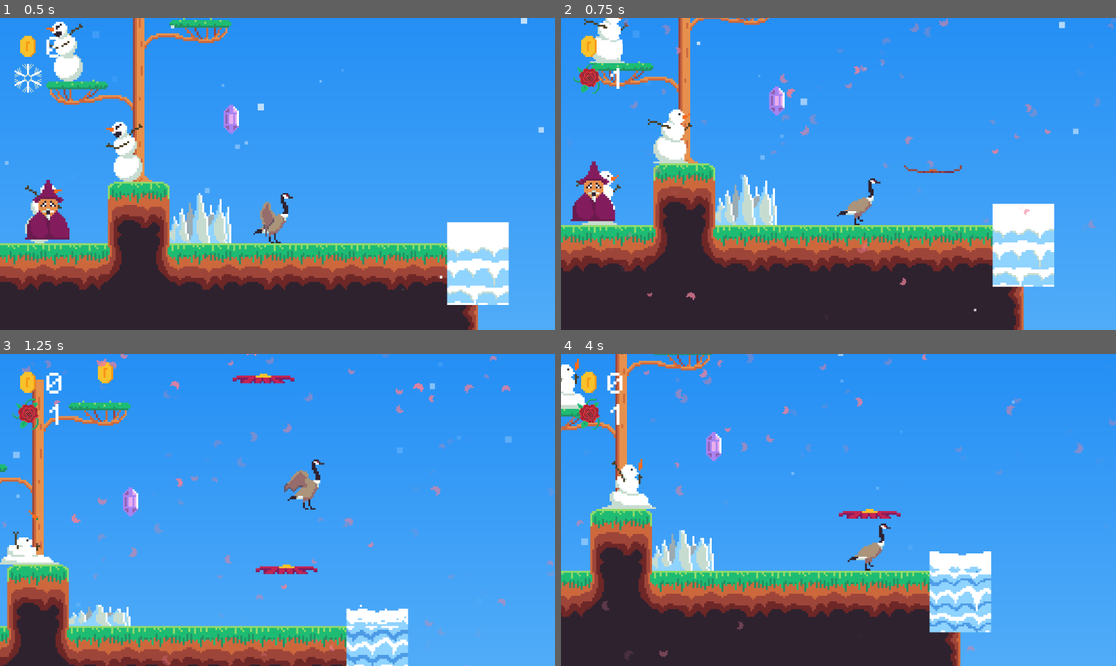
Above: before the commit, frames 1-4 (two rows, left to right).
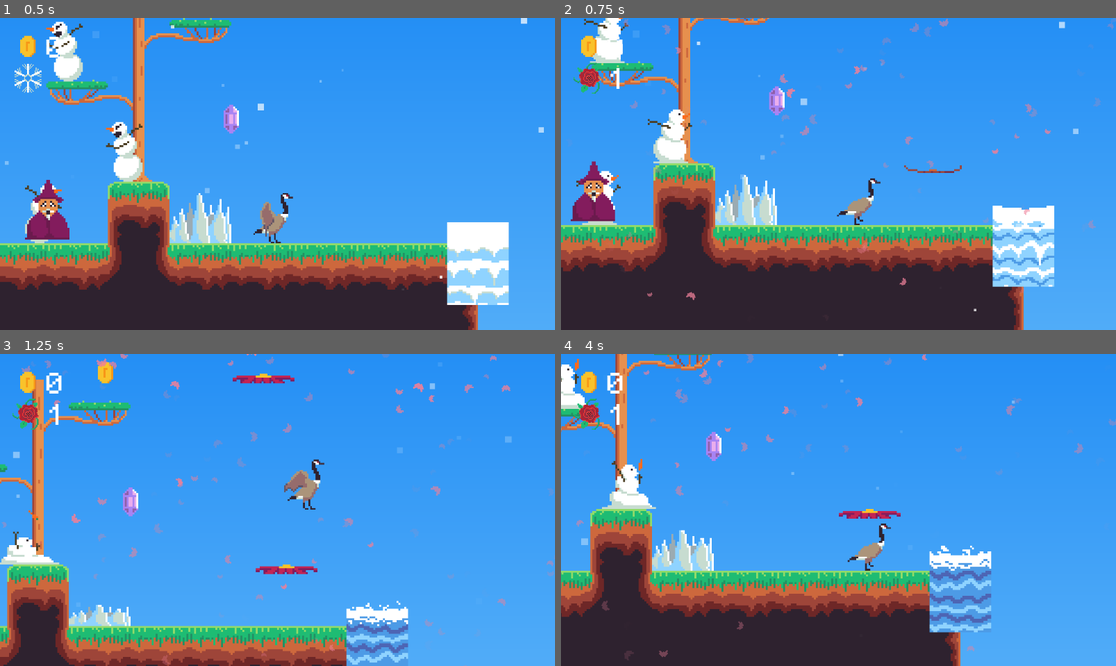
Above: after the commit, the same moments.

Repository: jbroberg42/Spring_Jam_2026
Game: Godot game, scene res://scenes/game.tscn
Two runs of this game, one before a commit and one after it. Both use one fixed random seed, a clock stepped at 60 frames per second and the inputs below.
Inputs:
- Up to frame 1 (0.5 s): no input
- Up to frame 2 (0.75 s): hold D (move_right) from 0.53 s (still down); tap E (switch) at 0.6 s
- Up to frame 3 (1.25 s): keep holding D (move_right); tap Space (jump) at 0.77 s
- Up to frame 4 (4 s): tap E (switch) every 0.75 s from 1.35 to 3.6 s; tap Space (jump) at 1.52, 3.02, 3.77 s; release D (move_right) at 2.03 s; hold A (move_left) 2.03-2.78 s; hold D (move_right) from 2.78 s (still down)

Frame 1 is identical in both runs. In frame 2, 1.1% of the frame differs, in the area x 77-89%, y 59-87%; in frame 3, 1.4%; in frame 4, 1.9%, in the area x 66-78%, y 61-90%.

Commit message:
waterfall sprite timer

Diff:
--- a/scenes/waterfall.tscn
+++ b/scenes/waterfall.tscn
@@ -97,7 +97,7 @@
 }],
 "loop": false,
 "name": &"melting",
-"speed": 4.0
+"speed": 10.0
 }]
 
 [sub_resource type="RectangleShape2D" id="RectangleShape2D_5yo30"]
--- a/scripts/waterfall.gd
+++ b/scripts/waterfall.gd
@@ -17,7 +17,7 @@
 func _on_game_manager_spring() -> void:
 	$killzone/CollisionShape2D.disabled = false
 	$AnimatedSprite2D.play("melting")
-	await get_tree().create_timer(1.0).timeout
+	await get_tree().create_timer(0.4).timeout
 	$AnimatedSprite2D.play("flowing")
 
 func _on_game_manager_winter() -> void:
